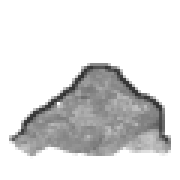
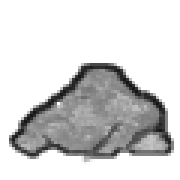
The second (180, 180) image is a revision of the first. Changes to its layers:
painted on "line" over (9, 63, 174, 165)
